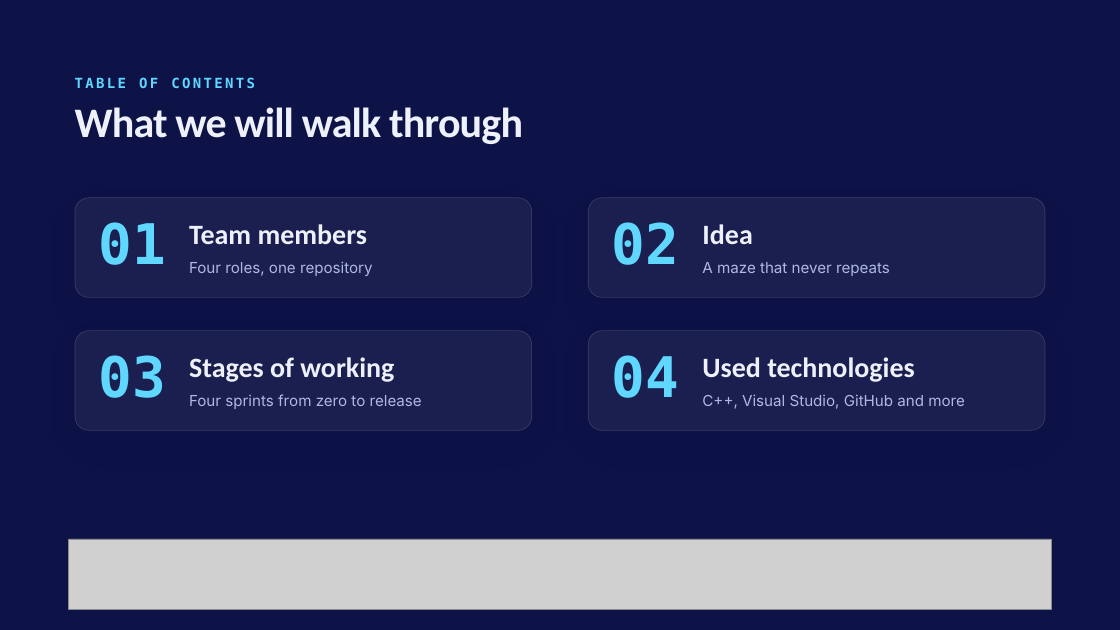
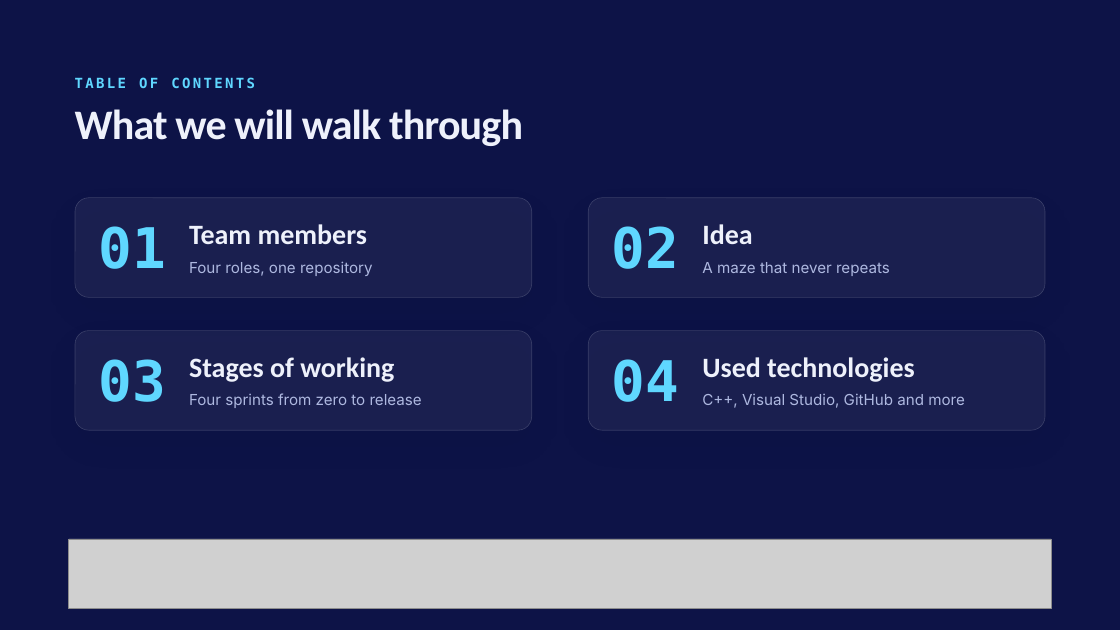
Before and after one commit to ITGeorgiev24/Code-Craft, a slide deck: slide 3 of CodeCraft/docs/presentation.pptx. Drawn at 1120x630 pixels with LibreOffice and Linux fonts; fonts in the diff are those of the drawing; grey boxes stand for pictures; background and template pictures are left out. Boxes give left, top, right and bottom in pixels: in the first picture for what was removed or moved away, otherwise in the second. Text is boxed around its words. In the diff, an @@ line names an element or a change of style, - is before the commit and + after.

```diff
--- a/CodeCraft/docs/presentation.pptx
+++ b/CodeCraft/docs/presentation.pptx
@@ title "What we will walk through" at (75,109,523,146): line spacing 38.9pt to 41.4pt @@
@@ line spacing 48pt to 55.2pt in 4 elements at (99,226,166,269), (612,226,679,269), (99,359,166,402), (612,359,679,402) @@
```
Also in this commit, not shown: 6 other slides changed, 21 other files.
